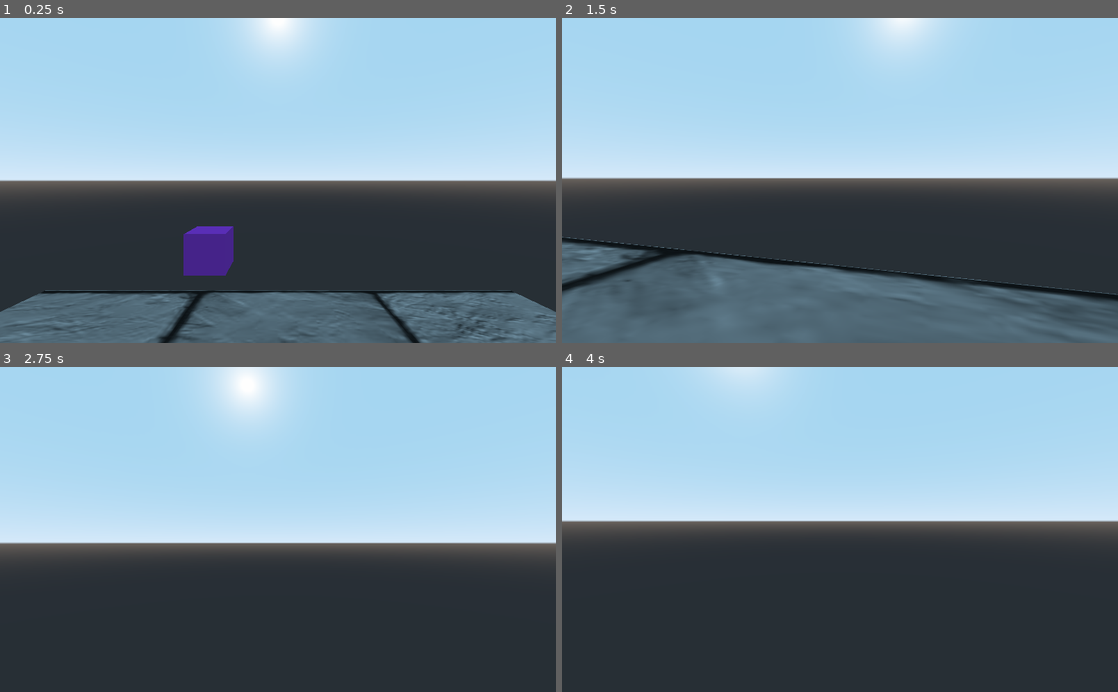
Above: before the commit, frames 1-4 (two rows, left to right).
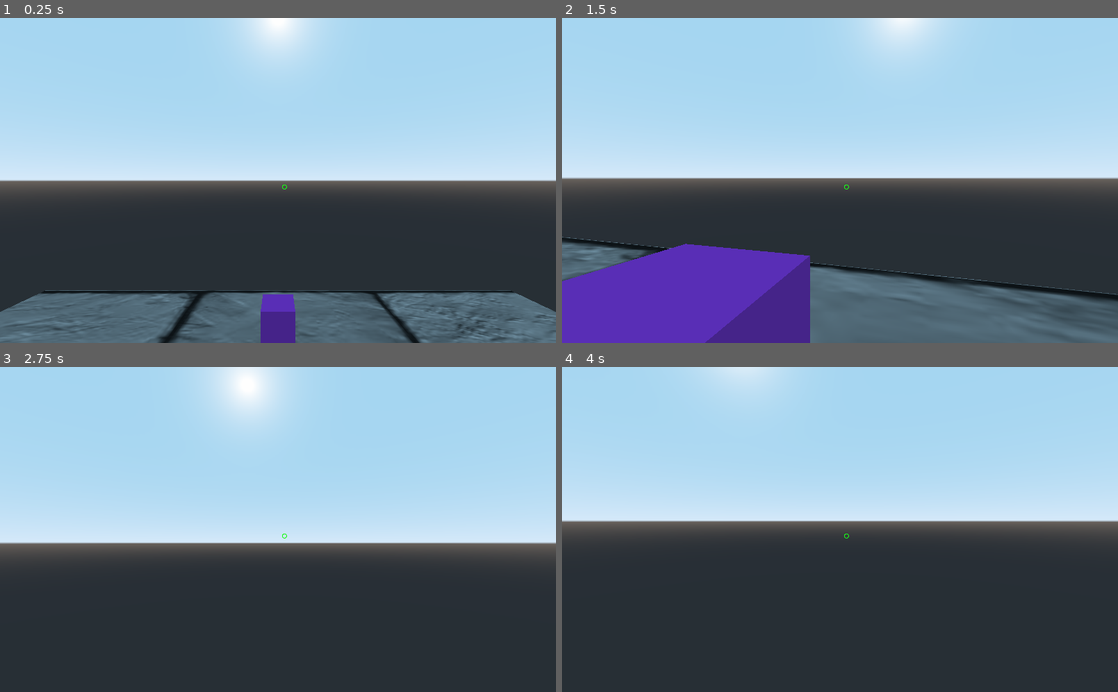
Above: after the commit, the same moments.

Repository: J3rryCodes/ProjectX
Game: Godot game, scene res://Game/Level01/Level.tscn
Same seed, same stepped clock (60 frames per second), same inputs: the game is played once before the commit and once after it.
Inputs (mouse positions are in pixels of both pictures, inside the frame that each line leads up to):
- Up to frame 1 (0.25 s): no input
- Up to frame 2 (1.5 s): tap Enter at 0.5 s; move the mouse to (867, 180) at 0.52 s; press the mouse at (867, 180) at 0.53 s; hold W (fwd) from 0.53 s (still down); tap Space (jump) at 0.77 s; move the mouse to (812, 180) at 1.27 s; release the mouse at (812, 180) at 1.28 s; tap S (bwd) at 1.35 s
- Up to frame 3 (2.75 s): keep holding W (fwd); tap Space (jump) at 1.52 s; click (250, 529) at 1.55 s; move the mouse to (289, 523) at 2.02 s; press the mouse at (289, 523) at 2.03 s
- Up to frame 4 (4 s): keep holding W (fwd); tap Space (jump) at 2.75, 3.02, 3.77 s; move the mouse to (834, 536) at 2.77 s; release the mouse at (834, 536) at 2.78 s; click (834, 536) at 2.85 s; tap Enter at 3.5 s; move the mouse to (878, 532) at 3.52 s; hold S (bwd) from 3.53 s (still down); click (878, 532) at 3.8 s

The runs differ from the first frame. In frame 1, 2.2% of the frame differs, in the area x 33-54%, y 51-100%; in frame 2, 12%, in the area x 0-52%, y 51-100%; in frame 3, less than 0.1%; in frame 4, less than 0.1%.

Commit message:
epone fire and targent dealing damage

Diff:
--- /dev/null
+++ b/Enemy/BoxTarget.gd
@@ -0,0 +1,13 @@
+extends Spatial
+
+
+export var health = 100
+
+func hit(var damage):
+
+	print("damage "+ str(damage))
+
+	health -= damage
+
+	if health <= 0:
+		queue_free()
--- a/Enemy/BoxTarget.tscn
+++ b/Enemy/BoxTarget.tscn
@@ -1,16 +1,19 @@
-[gd_scene load_steps=3 format=2]
+[gd_scene load_steps=4 format=2]
+
+[ext_resource path="res://Enemy/BoxTarget.gd" type="Script" id=1]
 
 [sub_resource type="BoxShape" id=1]
 
 [sub_resource type="SpatialMaterial" id=2]
 albedo_color = Color( 0.552941, 0.203922, 0.772549, 1 )
 
-[node name="Spatial" type="Spatial"]
+[node name="Target" type="Spatial" groups=["target"]]
+script = ExtResource( 1 )
 
 [node name="StaticBody" type="StaticBody" parent="."]
 
 [node name="CollisionShape" type="CollisionShape" parent="StaticBody"]
 shape = SubResource( 1 )
 
-[node name="CSGBox" type="CSGBox" parent="StaticBody/CollisionShape" groups=["target"]]
+[node name="CSGBox" type="CSGBox" parent="StaticBody/CollisionShape"]
 material = SubResource( 2 )
--- a/Environment/Ground.tscn
+++ b/Environment/Ground.tscn
@@ -1,6 +1,5 @@
-[gd_scene load_steps=6 format=2]
+[gd_scene load_steps=5 format=2]
 
-[ext_resource path="res://Enemy/BoxTarget.tscn" type="PackedScene" id=1]
 [ext_resource path="res://Environment/floor.jpg" type="Texture" id=2]
 
 [sub_resource type="BoxShape" id=1]
@@ -21,6 +20,3 @@
 [node name="CSGMesh" type="CSGMesh" parent="StaticBody/CollisionShape"]
 mesh = SubResource( 2 )
 material = SubResource( 3 )
-
-[node name="Spatial" parent="." instance=ExtResource( 1 )]
-transform = Transform( 1, 0, 0, 0, 1, 0, 0, 0, 1, -3.53824, 5.98044, -12.1863 )
--- a/Game/Level01/Level.tscn
+++ b/Game/Level01/Level.tscn
@@ -1,7 +1,8 @@
-[gd_scene load_steps=3 format=2]
+[gd_scene load_steps=4 format=2]
 
 [ext_resource path="res://Environment/Ground.tscn" type="PackedScene" id=1]
 [ext_resource path="res://Player/Player.tscn" type="PackedScene" id=2]
+[ext_resource path="res://Enemy/BoxTarget.tscn" type="PackedScene" id=3]
 
 [node name="Level" type="Spatial"]
 
@@ -9,3 +10,6 @@
 transform = Transform( 1, 0, 0, 0, 1, 0, 0, 0, 1, 0, 10.1446, 0 )
 
 [node name="Ground" parent="." instance=ExtResource( 1 )]
+
+[node name="Target01" parent="." instance=ExtResource( 3 )]
+transform = Transform( 1, 0, 0, 0, 1, 0, 0, 0, 1, 0, 1, -14.382 )
--- a/Player/Head.gd
+++ b/Player/Head.gd
@@ -2,11 +2,21 @@
 
 export var mouse_sensitivity = 0.3
 onready var camera = $Camera
+onready var crosshair = $TextureRect
 
 var camera_x_rotation = 0
+var crosshair_size = 40
 
 func _init():
+
 	Input.set_mouse_mode(Input.MOUSE_MODE_CAPTURED)
+
+
+func _ready():
+
+	var display_size = OS.window_size
+	var half_crosshair = (crosshair.rect_size.x * crosshair.rect_scale.x) * 0.5
+	crosshair.set_position(Vector2((display_size.x/2)+half_crosshair,(display_size.y/2)+half_crosshair))
 
 func _input(event):
 
--- a/Player/Player.tscn
+++ b/Player/Player.tscn
@@ -1,8 +1,9 @@
-[gd_scene load_steps=6 format=2]
+[gd_scene load_steps=7 format=2]
 
 [ext_resource path="res://Player/PlayerMovement.gd" type="Script" id=1]
 [ext_resource path="res://Player/Head.gd" type="Script" id=2]
 [ext_resource path="res://Player/WeponHolder.gd" type="Script" id=3]
+[ext_resource path="res://Player/crosshair.png" type="Texture" id=4]
 
 [sub_resource type="CapsuleShape" id=1]
 
@@ -31,3 +32,9 @@
 [node name="RayCast" type="RayCast" parent="Head/Camera/WeponHolder"]
 cast_to = Vector3( 0, 0, -100 )
 debug_shape_custom_color = Color( 1, 0, 0, 1 )
+
+[node name="TextureRect" type="TextureRect" parent="Head"]
+margin_right = 40.0
+margin_bottom = 40.0
+rect_scale = Vector2( 0.3, 0.3 )
+texture = ExtResource( 4 )
--- a/Player/WeponHolder.gd
+++ b/Player/WeponHolder.gd
@@ -8,3 +8,6 @@
 	if event.is_action_pressed("fire"):
 		rayCast.enabled = true
 		var obj = rayCast.get_collider()
+		if obj != null:
+			if obj.get_parent().get_groups()[0] == "target":
+				obj.get_parent().hit(10)
Binary file added: Player/crosshair.png
Not shown, added: Player/crosshair.png.import
